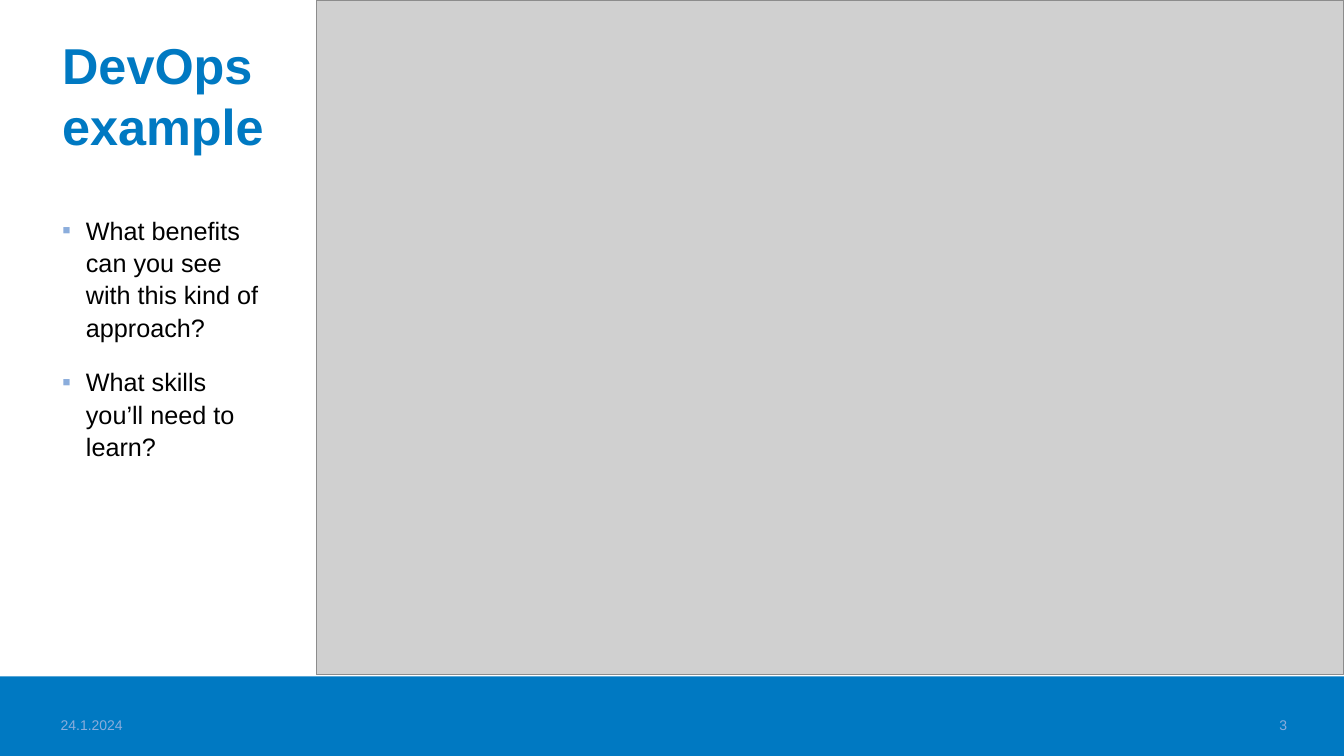
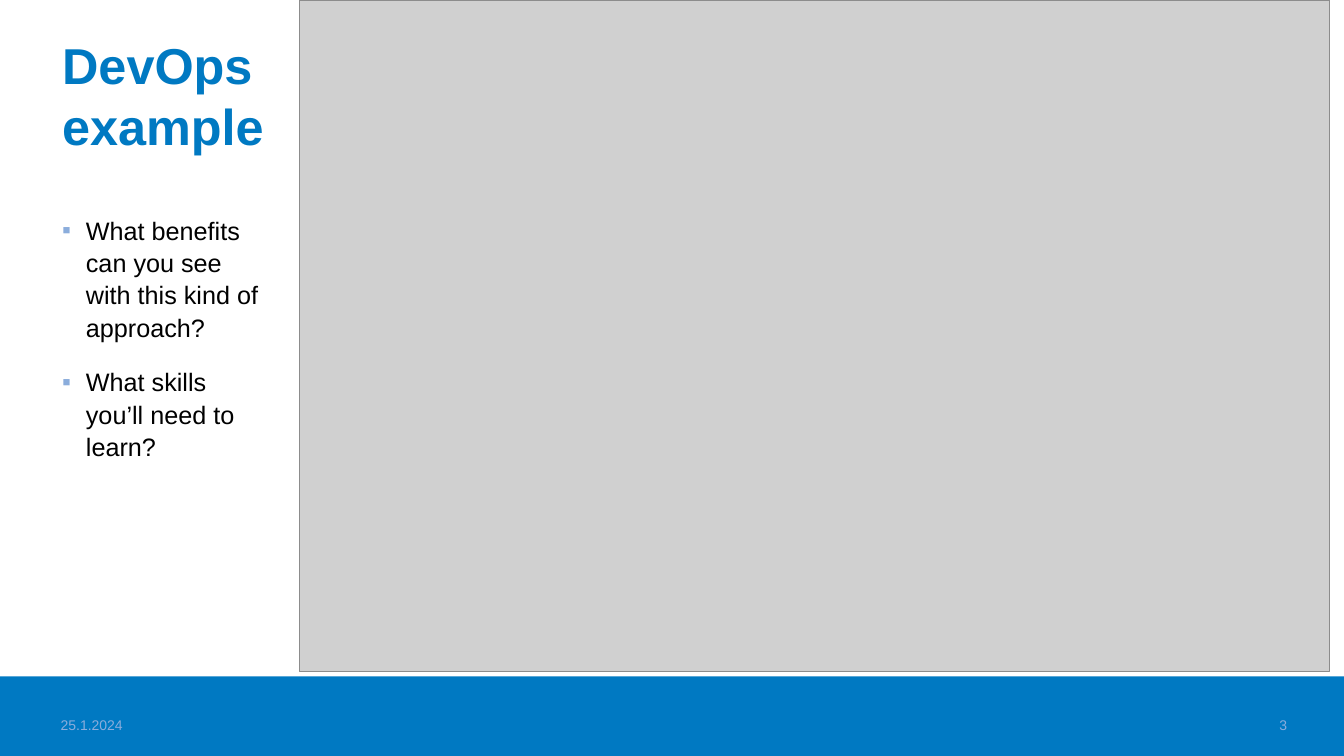
Before and after one commit to haagahelia/ohke-teknologiat, a slide deck: slide 3 of 01_docker/DockerCaseExample.pptx. Drawn at 1344x756 pixels with LibreOffice and Linux fonts; fonts in the diff are those of the drawing; grey boxes stand for pictures; background and template pictures are left out. Boxes give left, top, right and bottom in pixels: in the first picture for what was removed or moved away, otherwise in the second. Text is boxed around its words. In the diff, an @@ line names an element or a change of style, - is before the commit and + after.

```diff
--- a/01_docker/DockerCaseExample.pptx
+++ b/01_docker/DockerCaseExample.pptx
@@ picture: place and size @@
-picture at [317,0,1344,676]
+picture at [299,0,1330,671]
@@ text at [61,720,123,730]: text changed @@
-24.1.2024
+25.1.2024
```
Also in this commit, not shown: 6 other slides changed, 4 other files.
